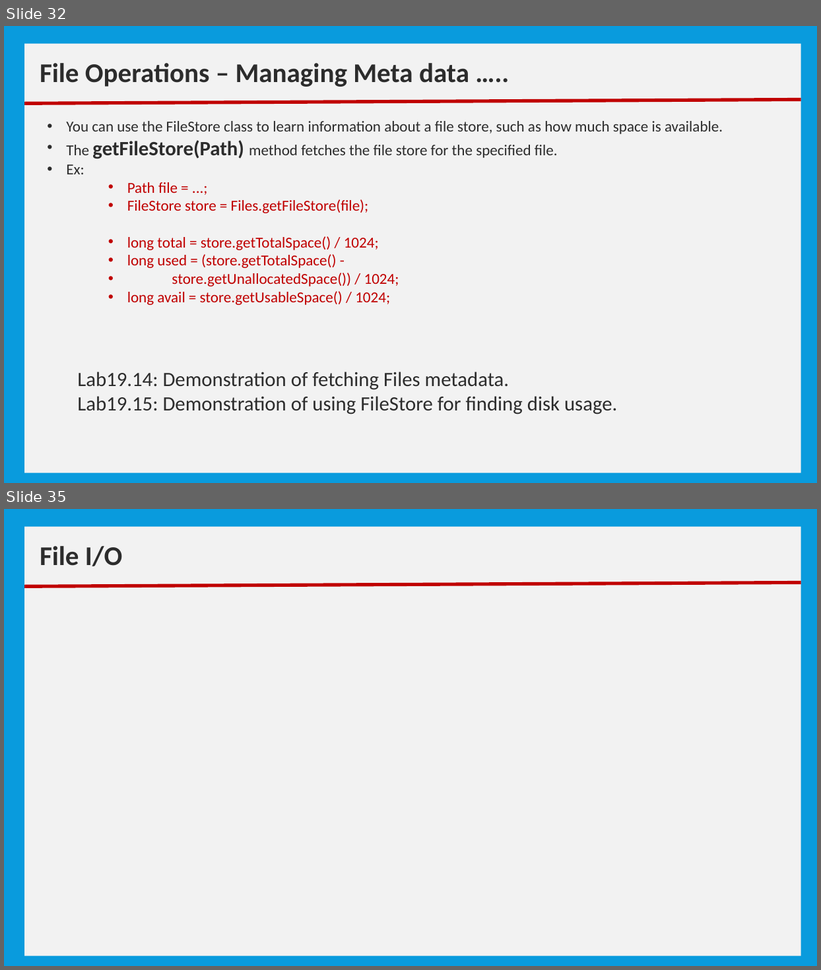
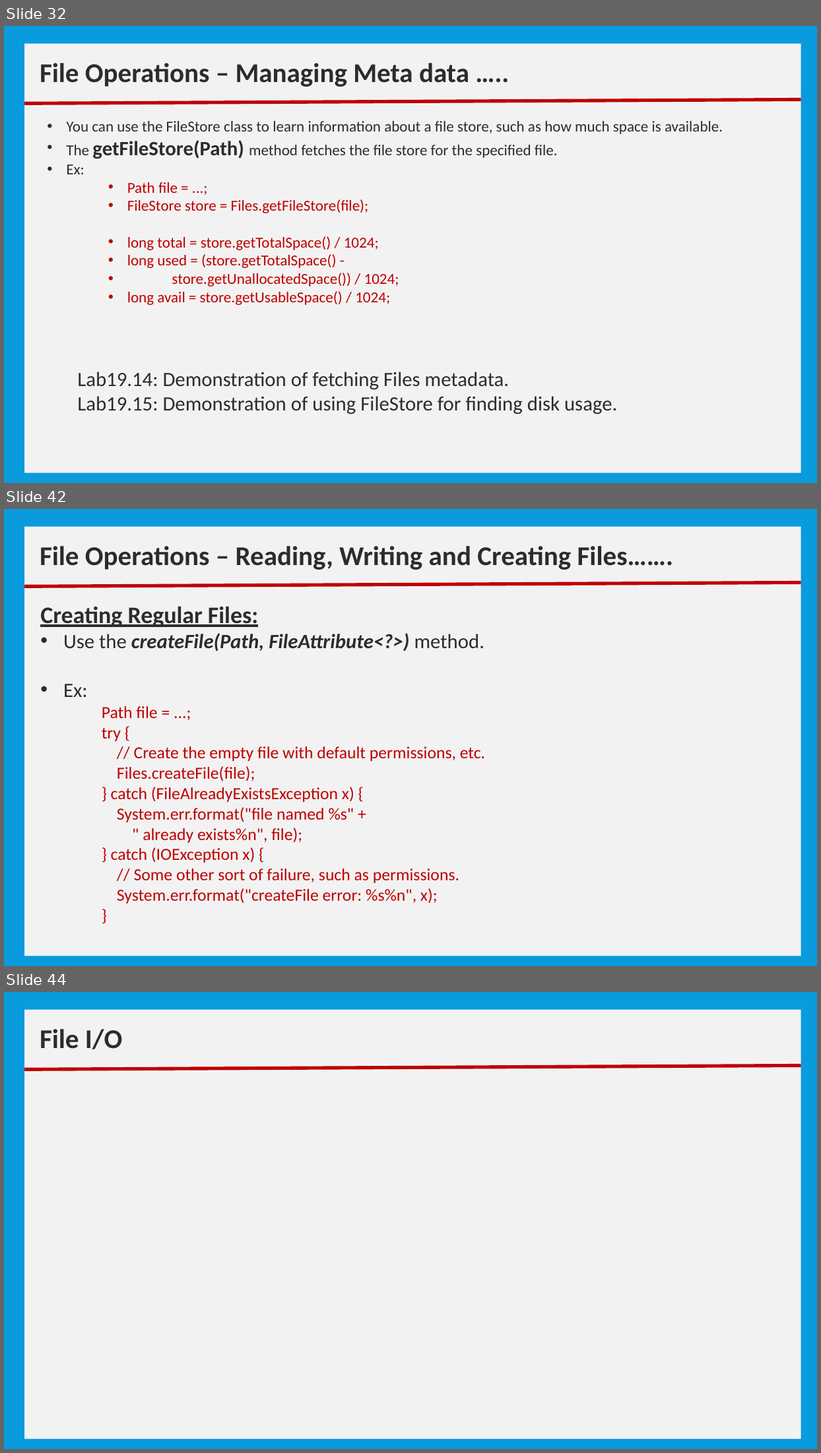
Before and after one commit to nmsgit1234/TechnicalDocs, a slide deck: training/core_java/10_Basic IO.pptx. Shown one above the other, each under a label of ours: slides 32 and 35 before the commit, slides 32, 42 and 44 after it; the slides between them are not shown. The pictures are 821x970 and 821x1453 pixels, drawn with LibreOffice and Linux fonts; fonts in the diff are those of the drawing. Boxes give left, top, right and bottom in pixels: in the first picture for what was removed or moved away, otherwise in the second. Text is boxed around its words. In the diff, an @@ line names an element or a change of style, - is before the commit and + after.

```diff
--- a/training/core_java/10_Basic IO.pptx
+++ b/training/core_java/10_Basic IO.pptx
@@ slide 42 added at [4,509,817,966], background #099BDD @@
@@ rectangle added at [24,527,801,956], fill #F2F2F2 @@
@@ text added at [40,546,673,570], 32 pt, text #2C2C2C, bold @@
+File Operations – Reading, Writing and Creating Files…….
@@ line added from (24, 586) to (801, 583), #C00000 4 pt @@
@@ text added at [40,606,485,904], 20 pt, text #C00000 @@
+Creating Regular Files:
+• Use the createFile(Path, FileAttribute<?>) method.
+• Ex:
+    Path file = ...;
+    try {
+    // Create the empty file with default permissions, etc.
+    Files.createFile(file);
+    } catch (FileAlreadyExistsException x) {
+    System.err.format("file named %s" +
+    " already exists%n", file);
+    } catch (IOException x) {
+    // Some other sort of failure, such as permissions.
+    System.err.format("createFile error: %s%n", x);
+    }
@@ what was slide 35 is now slide 44 @@
```
Also in this commit, not shown: 1 slide changed, 9 other slides added, 1 slide removed, 1 other file.
